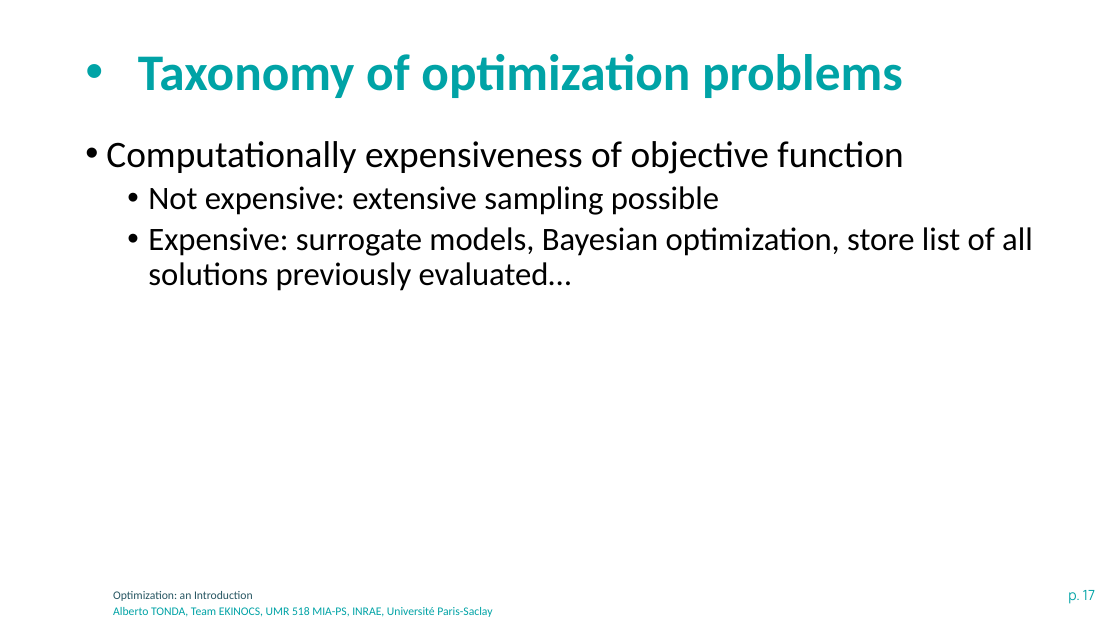
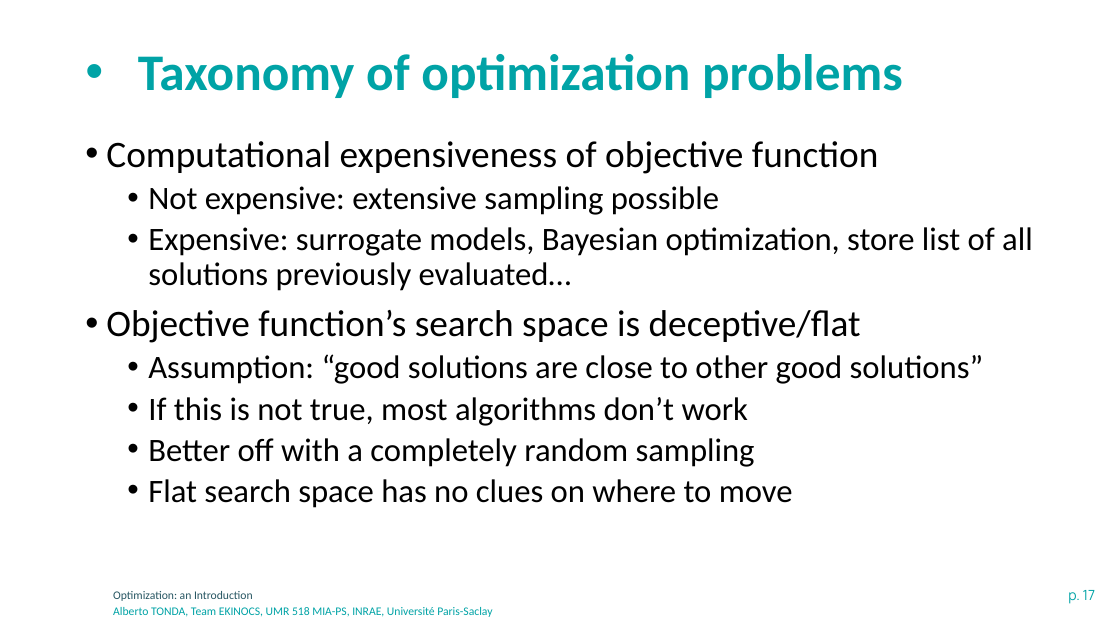
Before and after one commit to albertotonda/teaching, a slide deck: slide 17 of optimization-methods-for-artificial-intelligence/optimization-introduction.pptx. Drawn at 1120x630 pixels with LibreOffice and Linux fonts; fonts in the diff are those of the drawing; background and template pictures are left out. Boxes give left, top, right and bottom in pixels: in the first picture for what was removed or moved away, otherwise in the second. Text is boxed around its words. In the diff, an @@ line names an element or a change of style, - is before the commit and + after.

Commit message:
Added new slides

```diff
--- a/optimization-methods-for-artificial-intelligence/optimization-introduction.pptx
+++ b/optimization-methods-for-artificial-intelligence/optimization-introduction.pptx
@@ text at [106, 141, 878, 174]: text changed @@
-• Computationally expensiveness of objective function
+• Computational expensiveness of objective function
@@ text at [106, 310, 984, 508]: paragraphs added @@
+• Objective function’s search space is deceptive/flat
+  • Assumption: “good solutions are close to other good solutions”
+  • If this is not true, most algorithms don’t work
+  • Better off with a completely random sampling
+  • Flat search space has no clues on where to move
```
Also in this commit, not shown: 9 other slides changed, 6 other files.
